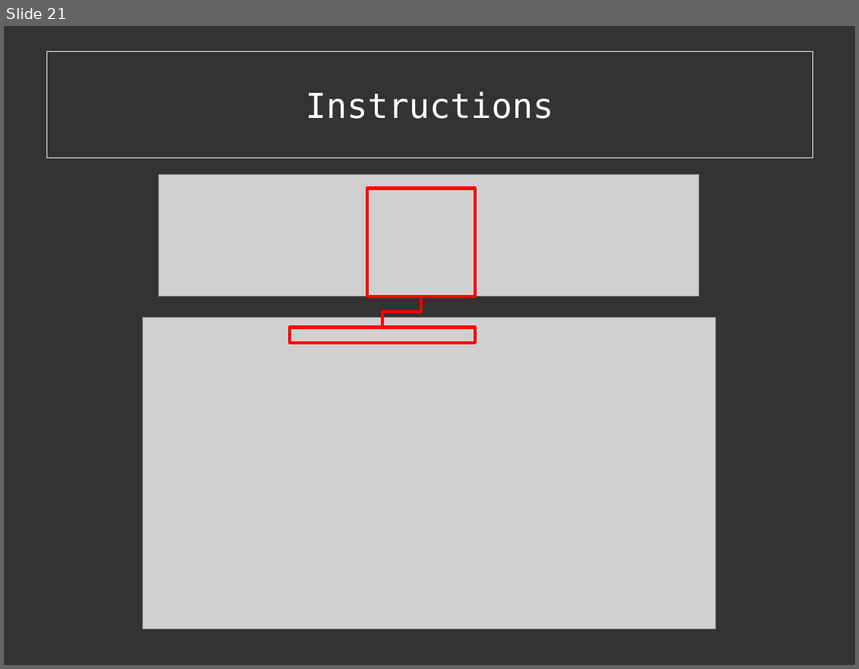
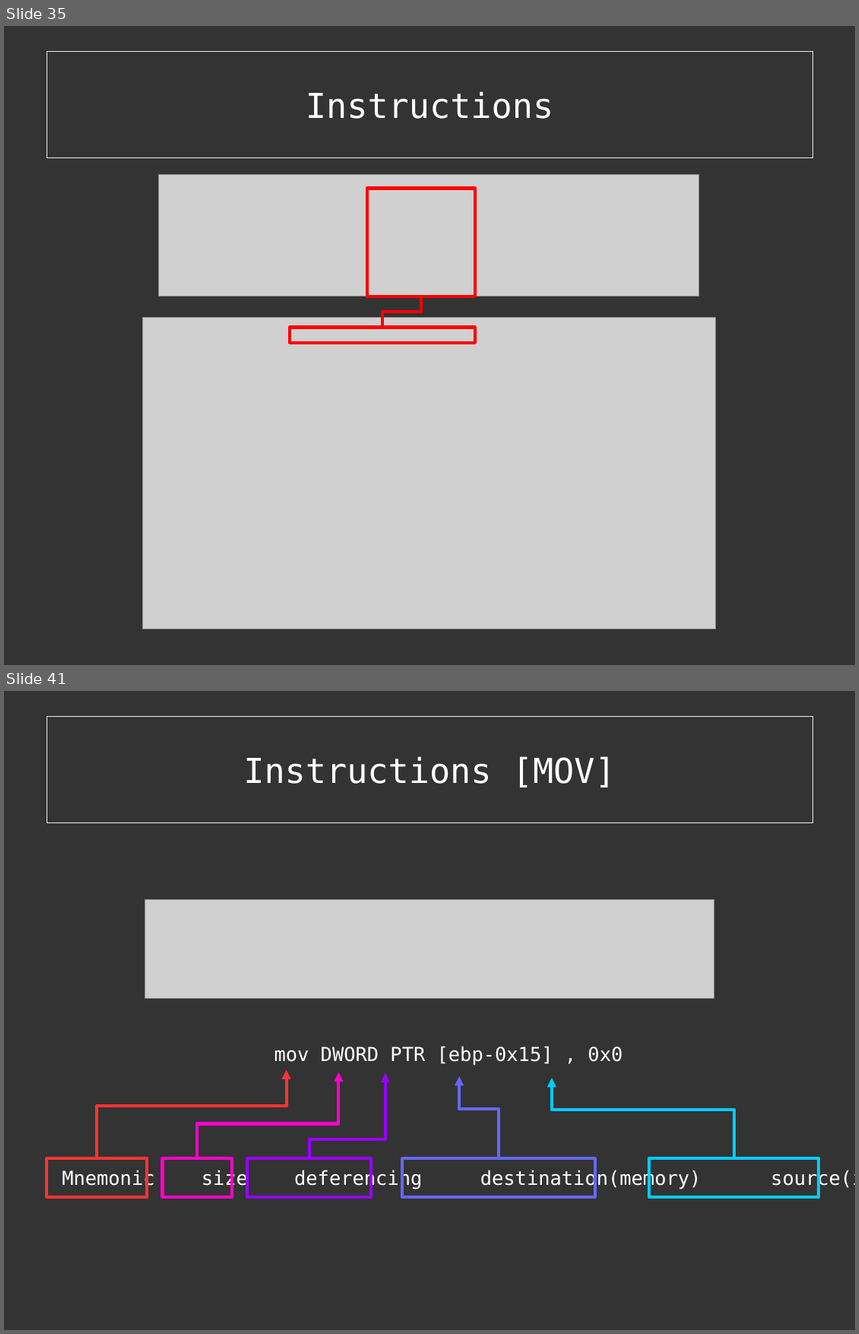
Before and after one commit to cExplr/Reversing_Basics, a slide deck: reversingBasics.odp. Shown one above the other, each under a label of ours: slide 21 before the commit, slides 35 and 41 after it; the slides between them are not shown. The pictures are 859x669 and 859x1334 pixels, drawn with LibreOffice and Linux fonts; fonts in the diff are those of the drawing; grey boxes stand for pictures. Boxes give left, top, right and bottom in pixels: in the first picture for what was removed or moved away, otherwise in the second. Text is boxed around its words. In the diff, an @@ line names an element or a change of style, - is before the commit and + after.

```diff
--- a/reversingBasics.odp
+++ b/reversingBasics.odp
@@ slide 41 added at <box>4,691,855,1330</box>, background #333333 @@
@@ rectangle added at <box>47,717,813,822</box>, fill #333333 at 40% opacity, outline #EEEEEE 0 pt, 32 pt, text #FFFFFF @@
+Instructions [MOV]
@@ picture added at <box>145,899,714,999</box> @@
@@ text added at <box>275,1046,623,1066</box>, 18 pt, text #FFFFFF @@
+mov DWORD PTR [ebp-0x15] , 0x0
@@ elbow arrow added from (97, 1158) to (287, 1069), #FF3333 2.89 pt @@
@@ elbow arrow added from (197, 1158) to (338, 1073), #FF00CC 2.89 pt @@
@@ elbow arrow added from (309, 1158) to (386, 1073), #9900FF 2.89 pt @@
@@ elbow arrow added from (498, 1158) to (460, 1076), #6666FF 2.89 pt @@
@@ elbow arrow added from (734, 1158) to (552, 1078), #00CCFF 2.89 pt @@
@@ rectangle added at <box>47,1158,147,1197</box>, outline #FF3333 2.89 pt @@
@@ rectangle added at <box>162,1158,232,1197</box>, outline #FF00CC 2.89 pt @@
@@ rectangle added at <box>247,1158,371,1197</box>, outline #9900FF 2.89 pt @@
@@ rectangle added at <box>401,1158,595,1197</box>, outline #6666FF 2.89 pt @@
@@ rectangle added at <box>649,1158,819,1197</box>, outline #00CCFF 2.89 pt @@
@@ text added at <box>62,1170,855,1190</box>, 18 pt, text #FFFFFF @@
+Mnemonic size deferencing destination(memory) source(immediate)
@@ what was slide 21 is now slide 35 @@
```
Also in this commit, not shown: 3 slides changed, 34 other slides added, 1 slide removed, 15 other files.
